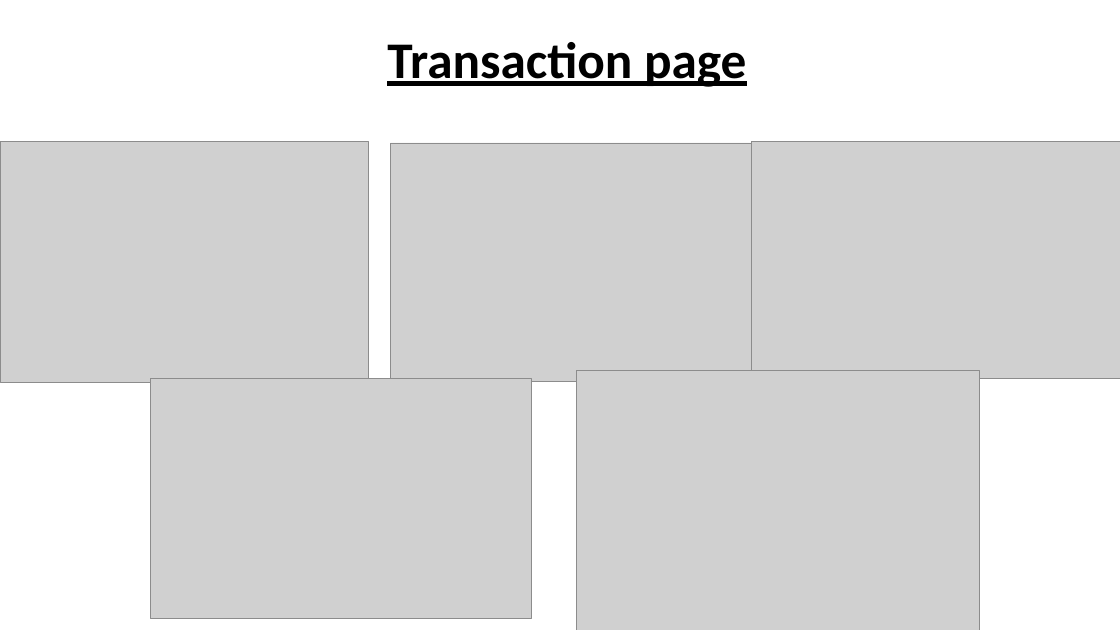
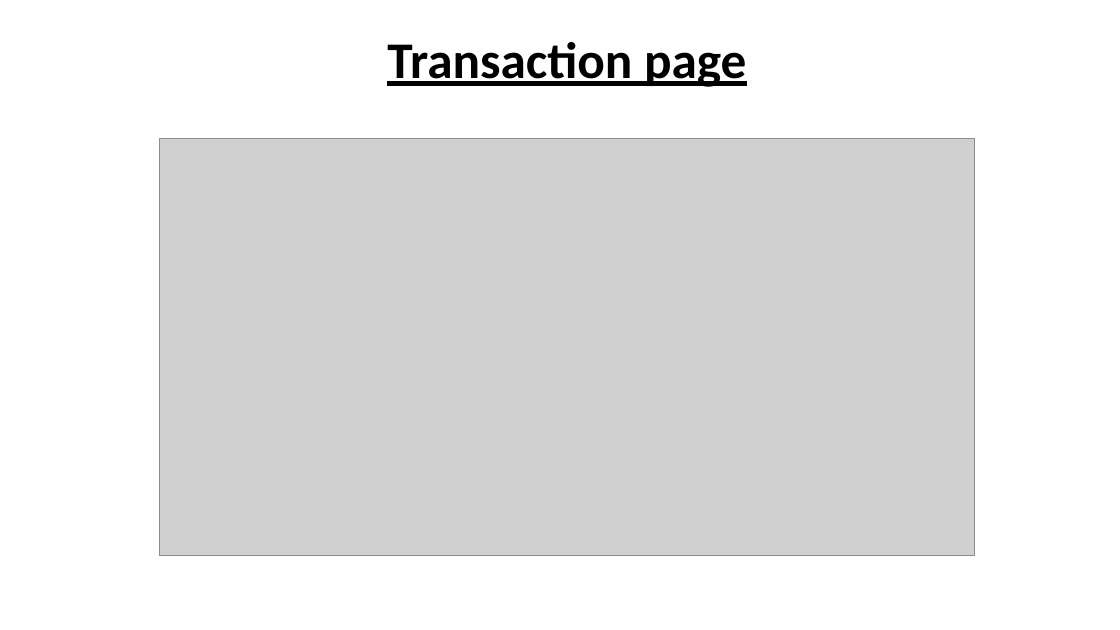
Before and after one commit to 22020771-Teo-KaiXin/22020771-TeoKaixin-C369-3D-E63C-A-GA, a slide deck: slide 13 of G369 GA.pptx (slide 12 before the commit). Drawn at 1120x630 pixels with LibreOffice and Linux fonts; fonts in the diff are those of the drawing; grey boxes stand for pictures. Boxes give left, top, right and bottom in pixels: in the first picture for what was removed or moved away, otherwise in the second. Text is boxed around its words. In the diff, an @@ line names an element or a change of style, - is before the commit and + after.

```diff
--- a/G369 GA.pptx
+++ b/G369 GA.pptx
@@ picture removed at [0,141,368,383] @@
@@ picture added at [159,139,975,555] @@
@@ picture removed at [391,143,760,381] @@
@@ picture removed at [752,141,1120,379] @@
@@ picture removed at [150,379,531,618] @@
@@ picture removed at [576,371,981,630] @@
```
Also in this commit, not shown: 7 other slides changed, 7 slides added, 6 slides removed.
